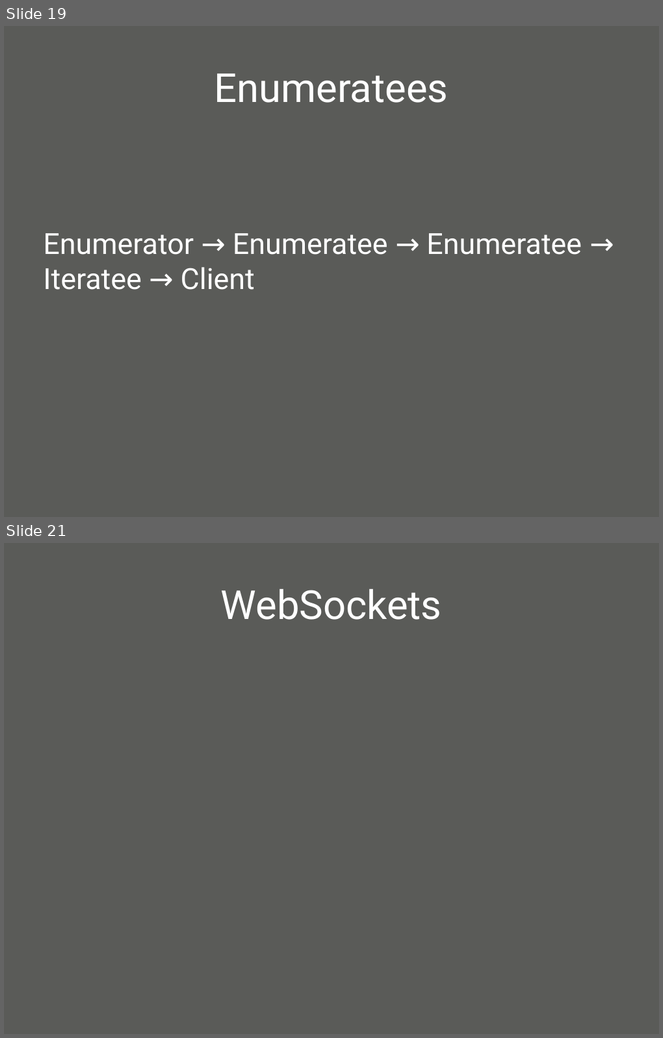
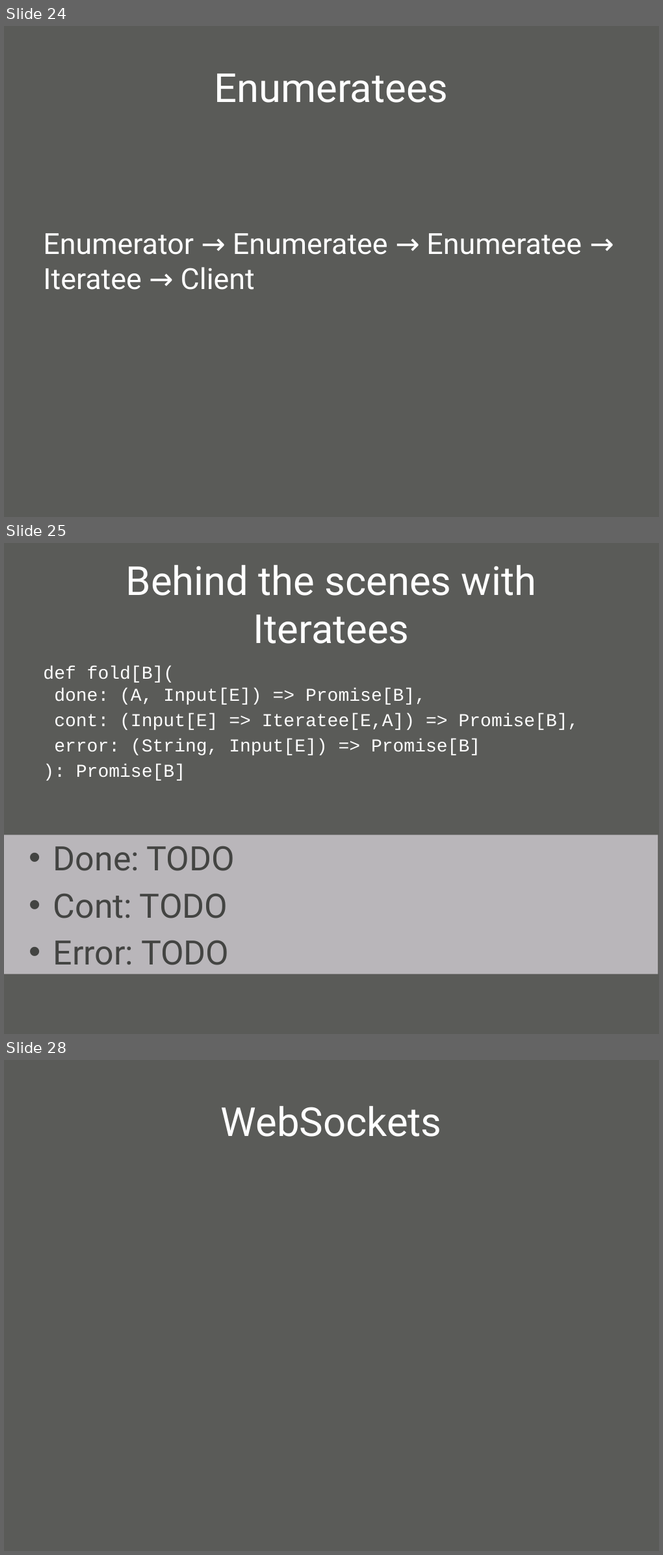
Before and after one commit to oscarrenalias/wjax-2012-play-async-apps, a slide deck: presentation/Asynchronous web apps with Play Framework 2.0.pptx. Shown one above the other, each under a label of ours: slides 19 and 21 before the commit, slides 24, 25 and 28 after it; the slides between them are not shown. The pictures are 663x1038 and 663x1555 pixels, drawn with LibreOffice and Linux fonts; fonts in the diff are those of the drawing; background and template pictures are left out. Boxes give left, top, right and bottom in pixels: in the first picture for what was removed or moved away, otherwise in the second. Text is boxed around its words. In the diff, an @@ line names an element or a change of style, - is before the commit and + after.

```diff
--- a/presentation/Asynchronous web apps with Play Framework 2.0.pptx
+++ b/presentation/Asynchronous web apps with Play Framework 2.0.pptx
@@ slide 25 added at [4,543,659,1034], background picture (left out) @@
@@ title added at [126,565,536,644], 44 pt, text #FFFFFF @@
+Behind the scenes with Iteratees
@@ text added at [43,666,579,781], 20 pt, text #FFFFFF @@
+def fold[B](
+done: (A, Input[E]) => Promise[B],
+cont: (Input[E] => Iteratee[E,A]) => Promise[B],
+error: (String, Input[E]) => Promise[B]
+): Promise[B]
@@ rectangle added at [4,835,659,975], fill #D5D0D6 at 78% opacity, 37 pt, text #434442 @@
+• Done: TODO
+• Cont: TODO
+• Error: TODO
@@ what was slide 19 is now slide 24 @@
@@ what was slide 21 is now slide 28 @@
```
Also in this commit, not shown: 7 slides changed, 8 other slides added, 1 slide removed.
